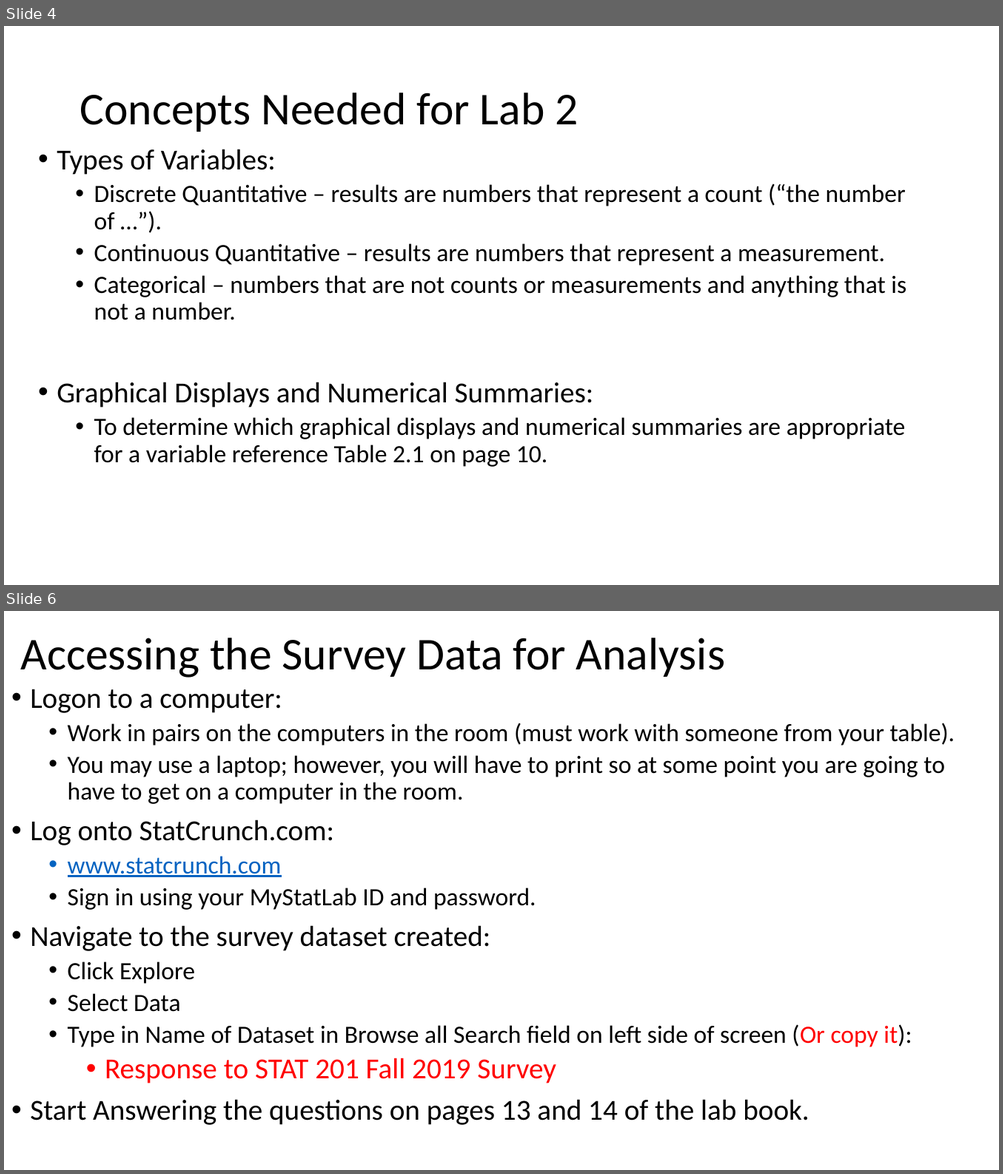
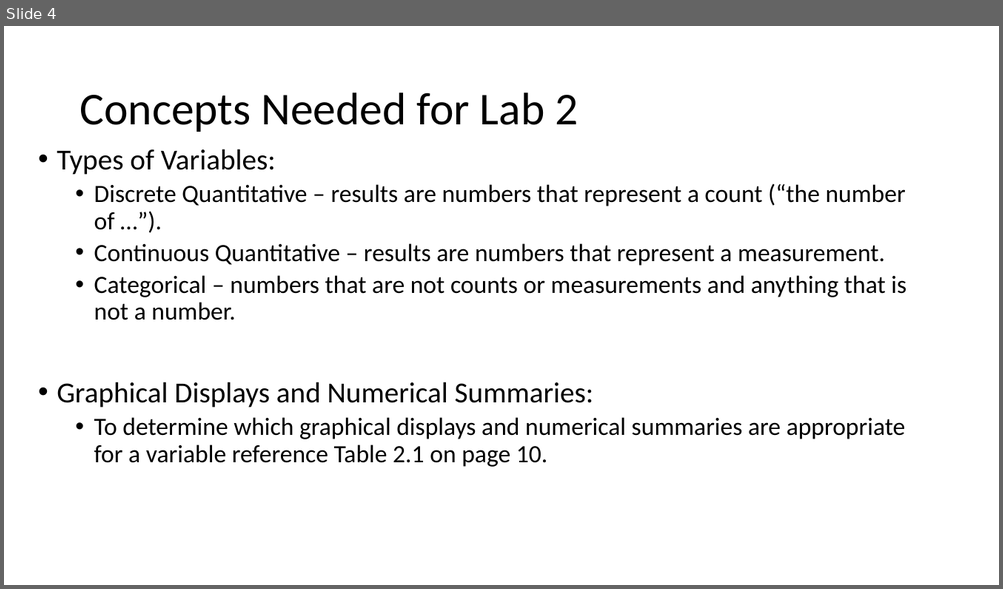
Before and after one commit to Shanlearning/Stat-201-teaching, a slide deck: Lab2/Lab 2.pptx. Shown one above the other, each under a label of ours: slides 4 and 6 before the commit, slide 4 after it; the slides between them are not shown. The pictures are 1003x1174 and 1003x589 pixels, drawn with LibreOffice and Linux fonts; fonts in the diff are those of the drawing. Boxes give left, top, right and bottom in pixels: in the first picture for what was removed or moved away, otherwise in the second. Text is boxed around its words. In the diff, an @@ line names an element or a change of style, - is before the commit and + after.

```diff
--- a/Lab2/Lab 2.pptx
+++ b/Lab2/Lab 2.pptx
@@ slide 6 removed at (4, 611, 999, 1170), background #FFFFFF @@
@@ title removed at (20, 638, 725, 678) @@
-Accessing the Survey Data for Analysis
@@ text removed at (30, 689, 955, 1125) @@
-• Logon to a computer:
-  • Work in pairs on the computers in the room (must work with someone from your table).
-  • You may use a laptop; however, you will have to print so at some point you are going to have to get on a computer in the room.
-• Log onto StatCrunch.com:
-  • www.statcrunch.com
-  • Sign in using your MyStatLab ID and password.
-• Navigate to the survey dataset created:
-  • Click Explore
-  • Select Data
-  • Type in Name of Dataset in Browse all Search field on left side of screen (Or copy it):
-    • Response to STAT 201 Fall 2019 Survey
-• Start Answering the questions on pages 13 and 14 of the lab book.
```
Also in this commit, not shown: 8 other slides changed, 1 other slide removed, 1 other file.
